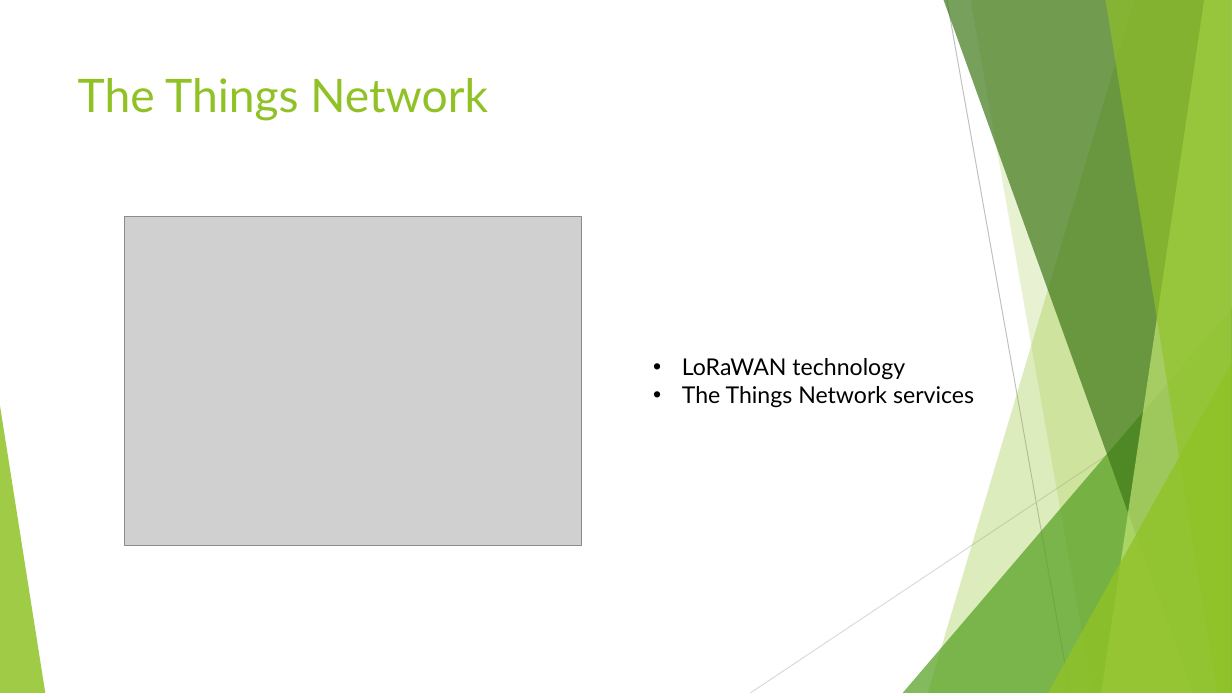
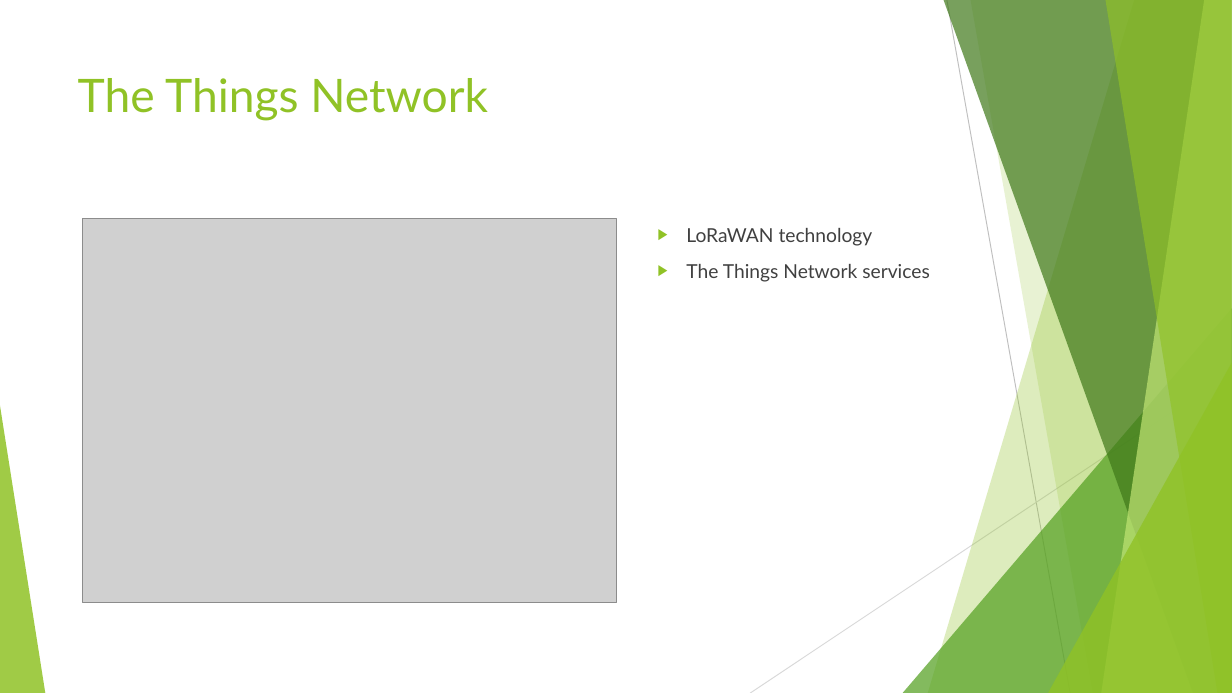
Before and after one commit to LuigiSigillo/NextRoom, a slide deck: slide 11 of Presentations/First presentation.pptx. Drawn at 1232x693 pixels with LibreOffice and Linux fonts; fonts in the diff are those of the drawing; grey boxes stand for pictures. Boxes give left, top, right and bottom in pixels: in the first picture for what was removed or moved away, otherwise in the second. Text is boxed around its words. In the diff, an @@ line names an element or a change of style, - is before the commit and + after.

```diff
--- a/Presentations/First presentation.pptx
+++ b/Presentations/First presentation.pptx
@@ picture: place and size @@
-picture at <box>124,216,581,545</box>
+picture at <box>82,218,616,603</box>
@@ text "LoRaWAN technology": place and size @@
-text "LoRaWAN technology" at <box>682,358,974,408</box>
+text "LoRaWAN technology" at <box>686,228,930,282</box>
@@ text "LoRaWAN technology" at <box>686,228,930,282</box>: size 18 to 15 pt, text colour #000000 to #404040; bullet • to ▶; more space between paragraphs @@
```
Also in this commit, not shown: 4 other slides changed.
